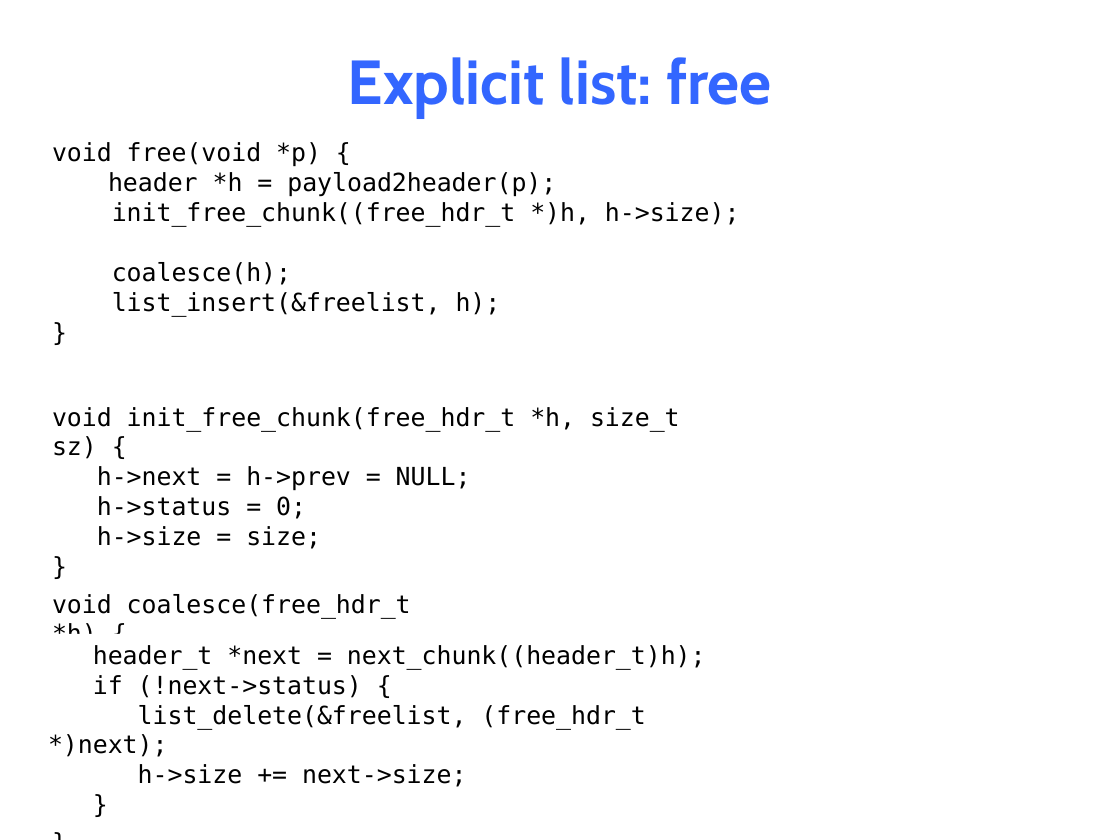
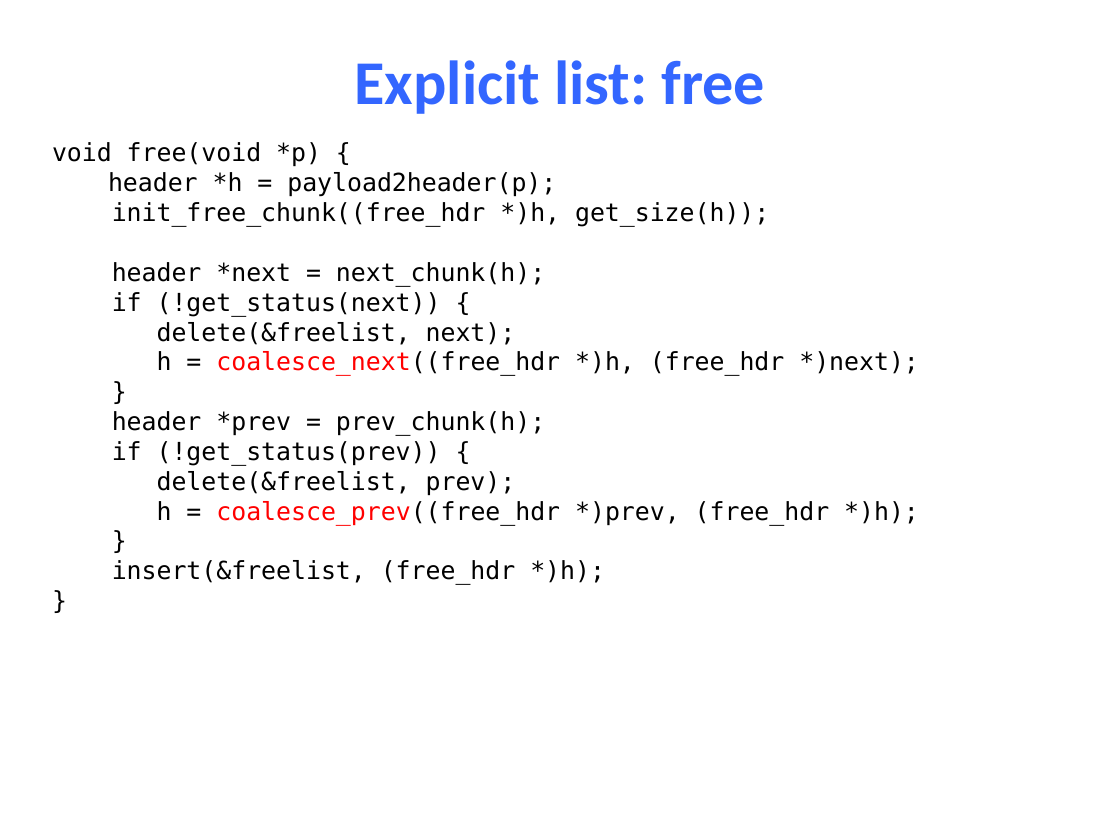
Before and after one commit to NYU-CSO/nyu-cso.github.io, a slide deck: slide 67 of notes/14-Dynamic_Allocator.pptx (slide 50 before the commit). Drawn at 1120x840 pixels with LibreOffice and Linux fonts; fonts in the diff are those of the drawing. Boxes give left, top, right and bottom in pixels: in the first picture for what was removed or moved away, otherwise in the second. Text is boxed around its words. In the diff, an @@ line names an element or a change of style, - is before the commit and + after.

```diff
--- a/notes/14-Dynamic_Allocator.pptx
+++ b/notes/14-Dynamic_Allocator.pptx
@@ title "Explicit list: free" at (355, 60, 765, 114): font Cabin to Calibri @@
@@ text at (112, 202, 919, 376): text changed @@
-init_free_chunk((free_hdr_t *)h, h->size);
-coalesce(h);
-list_insert(&freelist, h);
+init_free_chunk((free_hdr *)h, get_size(h));
+header *next = next_chunk(h);
+if (!get_status(next)) {
+delete(&freelist, next);
+h = coalesce_next((free_hdr *)h, (free_hdr *)next);
@@ text removed at (52, 407, 680, 549) @@
-void init_free_chunk(free_hdr_t *h, size_t sz) {
-h->next = h->prev = NULL;
-h->status = 0;
-h->size = size;
-}
@@ text at (112, 411, 919, 585): paragraphs added @@
+header *prev = prev_chunk(h);
+if (!get_status(prev)) {
+delete(&freelist, prev);
+h = coalesce_prev((free_hdr *)prev, (free_hdr *)h);
+}
+insert(&freelist, (free_hdr *)h);
+}
@@ text removed at (52, 594, 411, 649) @@
-void coalesce(free_hdr_t *h) {
-...
-}
@@ text removed at (48, 645, 706, 787) @@
-header_t *next = next_chunk((header_t)h);
-if (!next->status) {
-list_delete(&freelist, (free_hdr_t *)next);
-h->size += next->size;
-}
```
Also in this commit, not shown: 51 other slides changed, 29 slides added, 10 slides removed, 1 other file.
